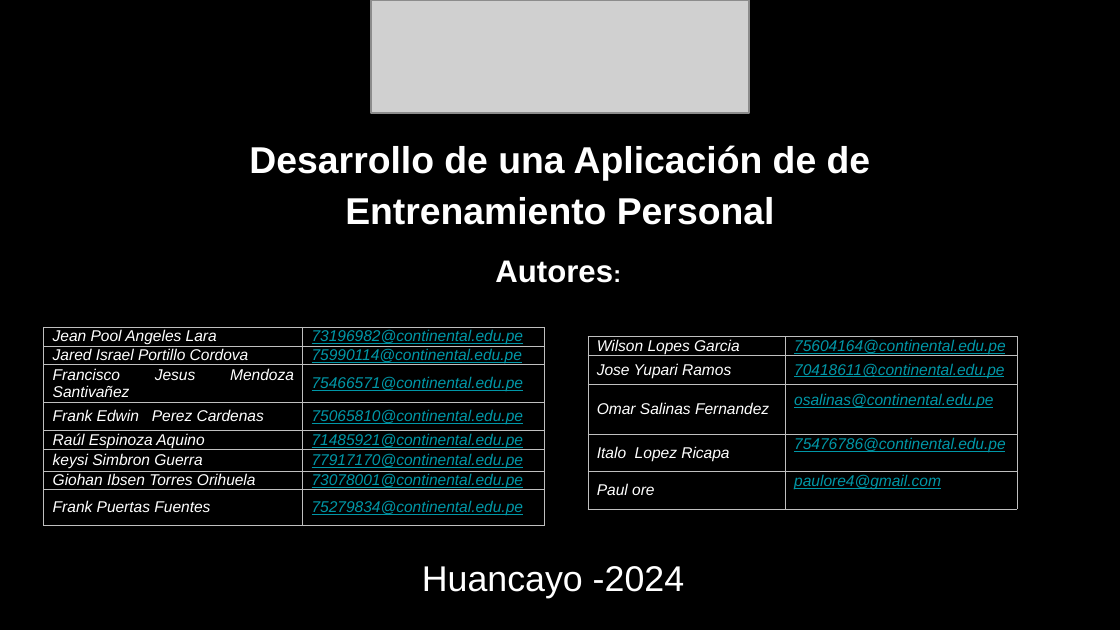
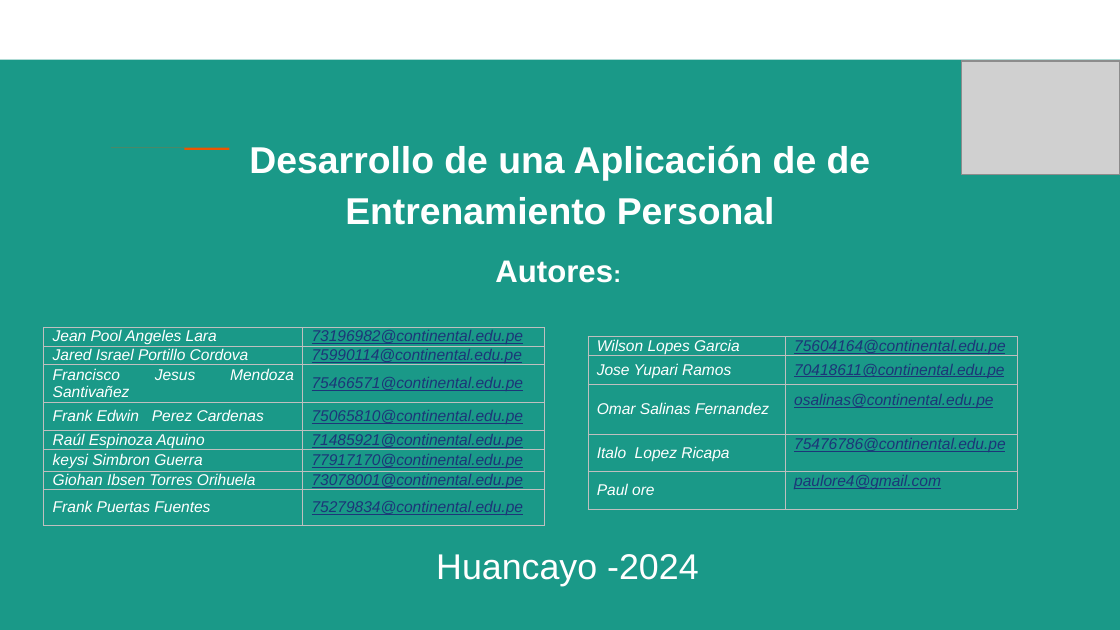
Before and after one commit to frankgonzmc/AppGym, a slide deck: slide 1 of DOC/PRESENTACION.pptx. Drawn at 1120x630 pixels with LibreOffice and Linux fonts; fonts in the diff are those of the drawing; grey boxes stand for pictures. Boxes give left, top, right and bottom in pixels: in the first picture for what was removed or moved away, otherwise in the second. Text is boxed around its words. In the diff, an @@ line names an element or a change of style, - is before the commit and + after.

```diff
--- a/DOC/PRESENTACION.pptx
+++ b/DOC/PRESENTACION.pptx
@@ background #000000 to #1A9988 @@
@@ rectangle added at [0,0,1120,59], fill #FFFFFF @@
@@ picture: place and size @@
-picture at [371,0,749,113]
+picture at [961,60,1120,174]
@@ rectangle added at [102,146,148,151], fill #1A9988 @@
@@ rectangle added at [147,146,193,151], fill #EB5600 @@
@@ table at [44,327,543,630] @@
@@ text colour #0097A7 to #1C3678 in "73196982@continental.edu.pe", "75990114@continental.edu.pe", "75466571@continental.edu.pe", "75065810@continental.edu.pe" and 4 more places @@
@@ table at [588,337,1017,630] @@
@@ text colour #0097A7 to #1C3678 in "75604164@continental.edu.pe", "70418611@continental.edu.pe", "osalinas@continental.edu.pe", "75476786@continental.edu.pe" and 1 more places @@
@@ text "Huancayo -2024": place and size @@
-text "Huancayo -2024" at [422,566,684,599]
+text "Huancayo -2024" at [436,554,698,586]
```
Also in this commit, not shown: 9 other slides changed, 3 slides added, 1 slide removed, 52 other files.
